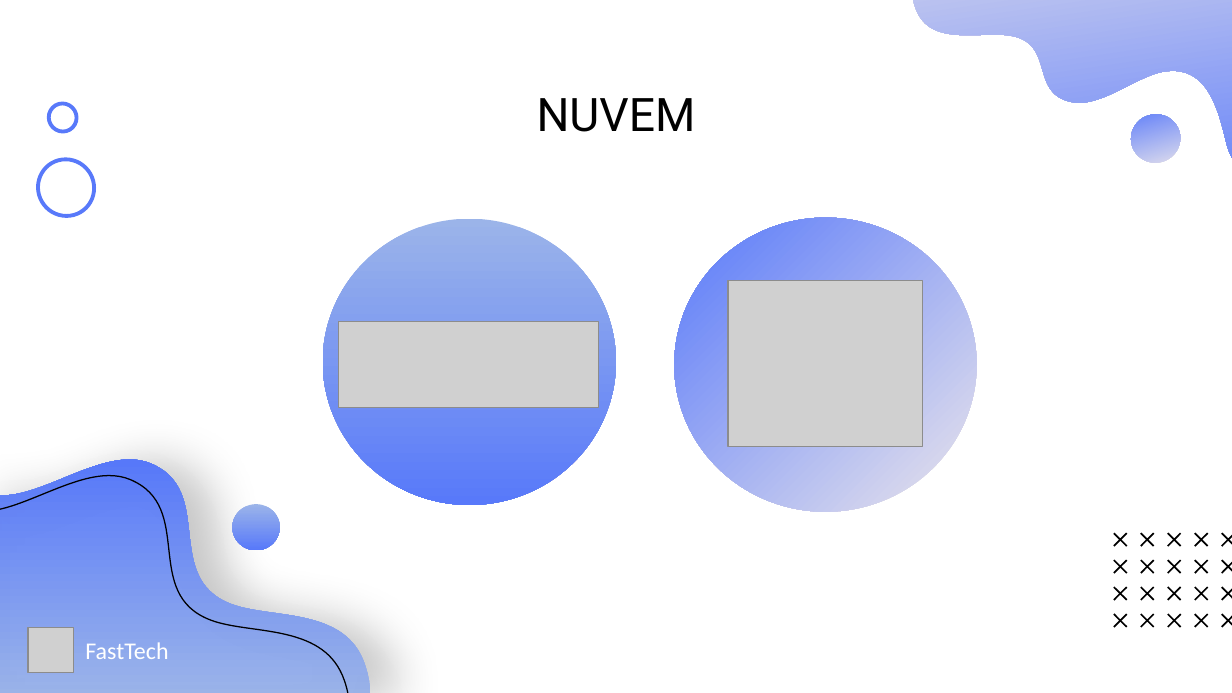
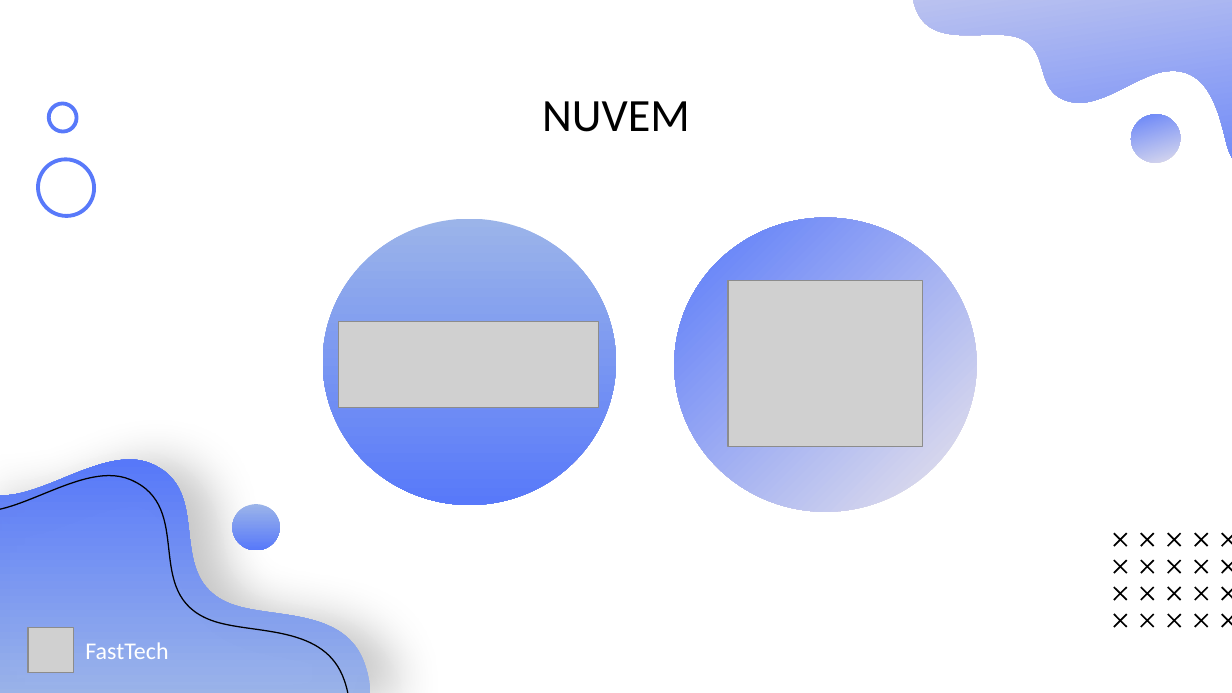
Before and after one commit to Grupo-1-adsa/Grupo-1-adsa, a slide deck: slide 11 of Documentação/PPT/Sprint 3 - Apresentação.pptx (slide 9 before the commit). Drawn at 1232x693 pixels with LibreOffice and Linux fonts; fonts in the diff are those of the drawing; grey boxes stand for pictures. Boxes give left, top, right and bottom in pixels: in the first picture for what was removed or moved away, otherwise in the second. Text is boxed around its words. In the diff, an @@ line names an element or a change of style, - is before the commit and + after.

```diff
--- a/Documentação/PPT/Sprint 3 - Apresentação.pptx
+++ b/Documentação/PPT/Sprint 3 - Apresentação.pptx
@@ title "NUVEM" at box(542, 101, 690, 132): font Roboto to Calibri @@
```
Also in this commit, not shown: 4 other slides changed, 3 slides added, 1 slide removed, 2 other files.
